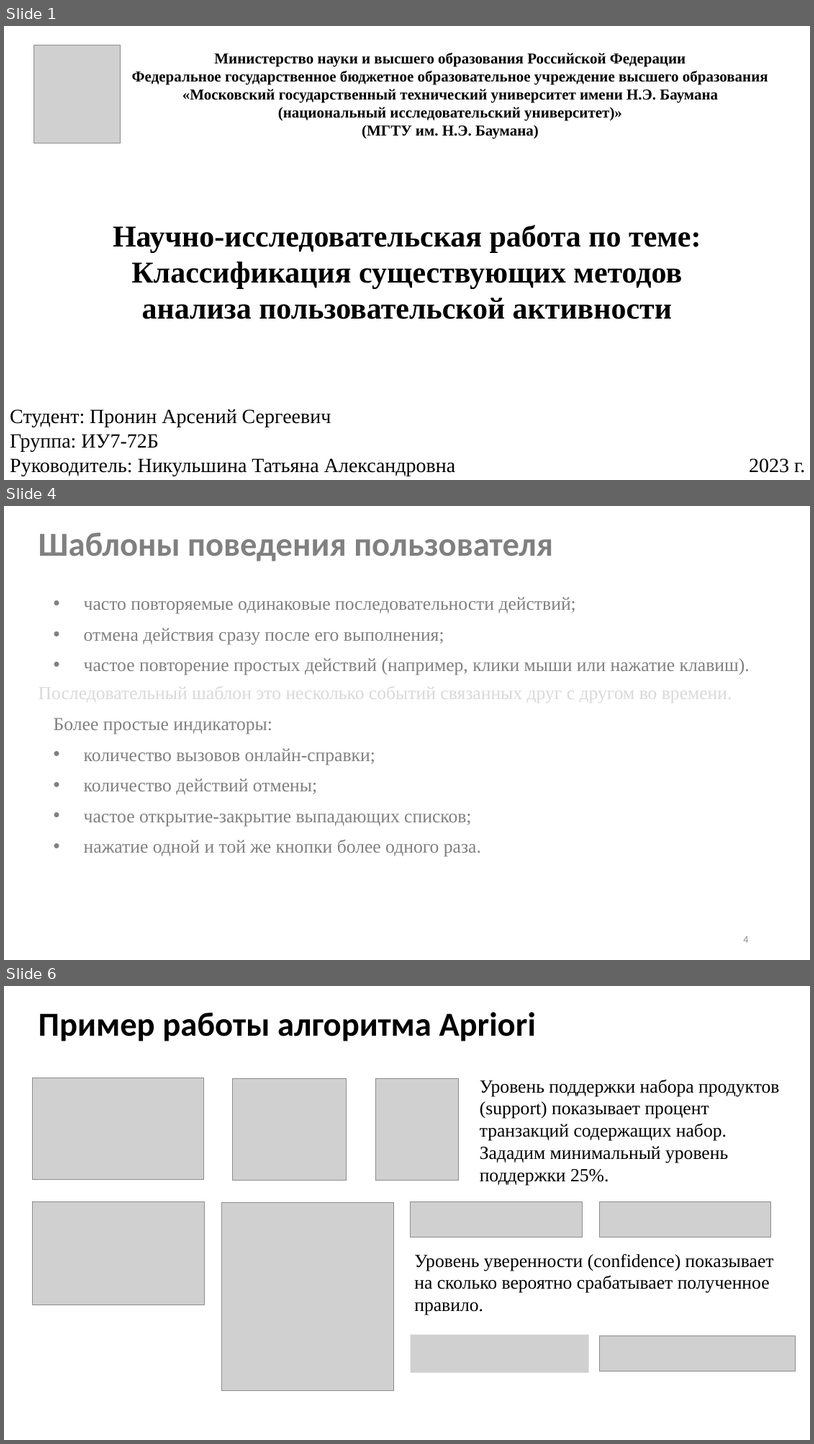
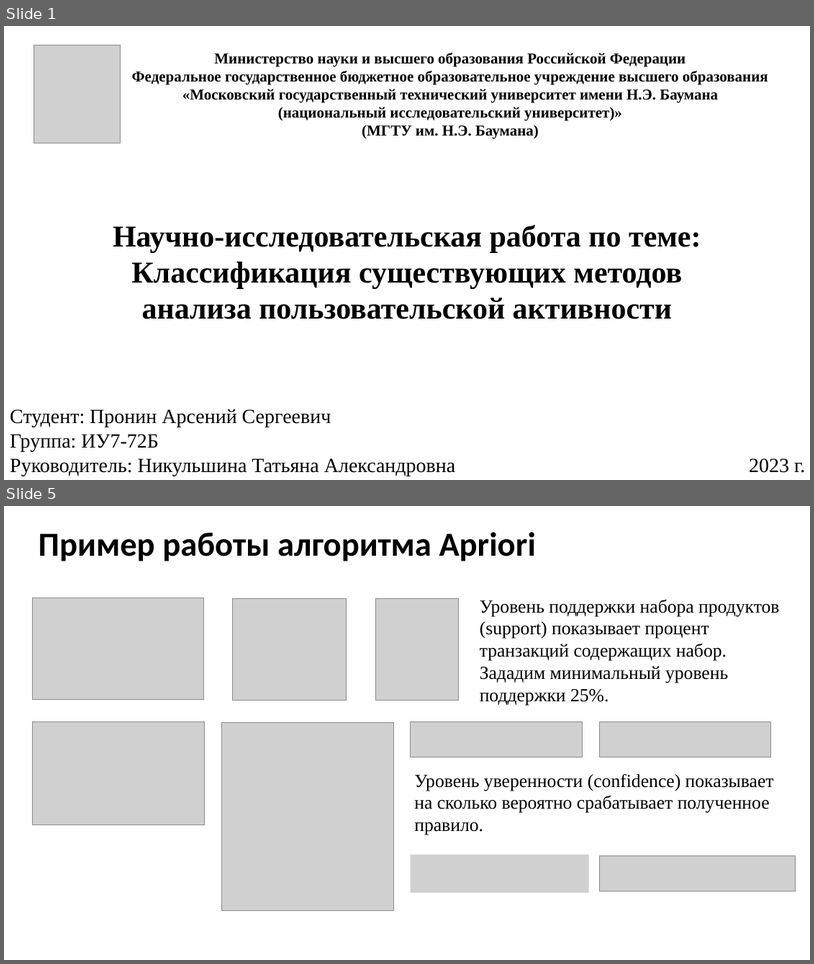
Before and after one commit to Inlucker/7semestr, a slide deck: НИР и ВКР/Презентация/ПронинАС_НИР_презентация.pptx. Shown one above the other, each under a label of ours: slides 1, 4 and 6 before the commit, slides 1 and 5 after it; the slides between them are not shown. The pictures are 814x1444 and 814x964 pixels, drawn with LibreOffice and Linux fonts; fonts in the diff are those of the drawing; grey boxes stand for pictures. Boxes give left, top, right and bottom in pixels: in the first picture for what was removed or moved away, otherwise in the second. Text is boxed around its words. In the diff, an @@ line names an element or a change of style, - is before the commit and + after.

```diff
--- a/НИР и ВКР/Презентация/ПронинАС_НИР_презентация.pptx
+++ b/НИР и ВКР/Презентация/ПронинАС_НИР_презентация.pptx
@@ slide 4 removed at [4,506,810,960], background #FFFFFF @@
@@ title removed at [39,533,553,561] @@
-Шаблоны поведения пользователя
@@ text removed at [39,597,750,857] @@
-• часто повторяемые одинаковые последовательности действий;
-• отмена действия сразу после его выполнения;
-• частое повторение простых действий (например, клики мыши или нажатие клавиш).
-Последовательный шаблон это несколько событий связанных друг с другом во времени.
-Более простые индикаторы:
-• количество вызовов онлайн-справки;
-• количество действий отмены;
-• частое открытие-закрытие выпадающих списков;
-• нажатие одной и той же кнопки более одного раза.
@@ page number removed at [743,936,748,942] @@
-4
@@ what was slide 6 is now slide 5 @@
```
Also in this commit, not shown: 9 slides changed, 8 other files.
